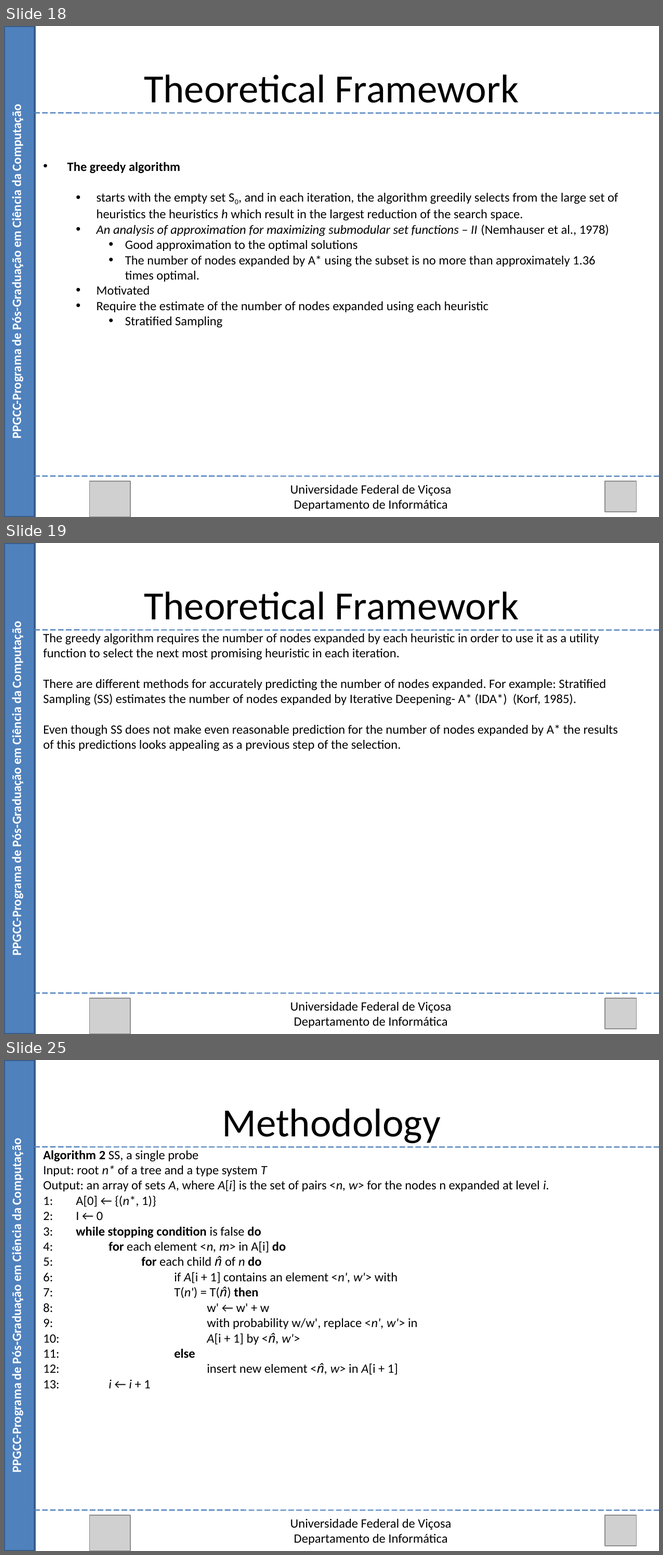
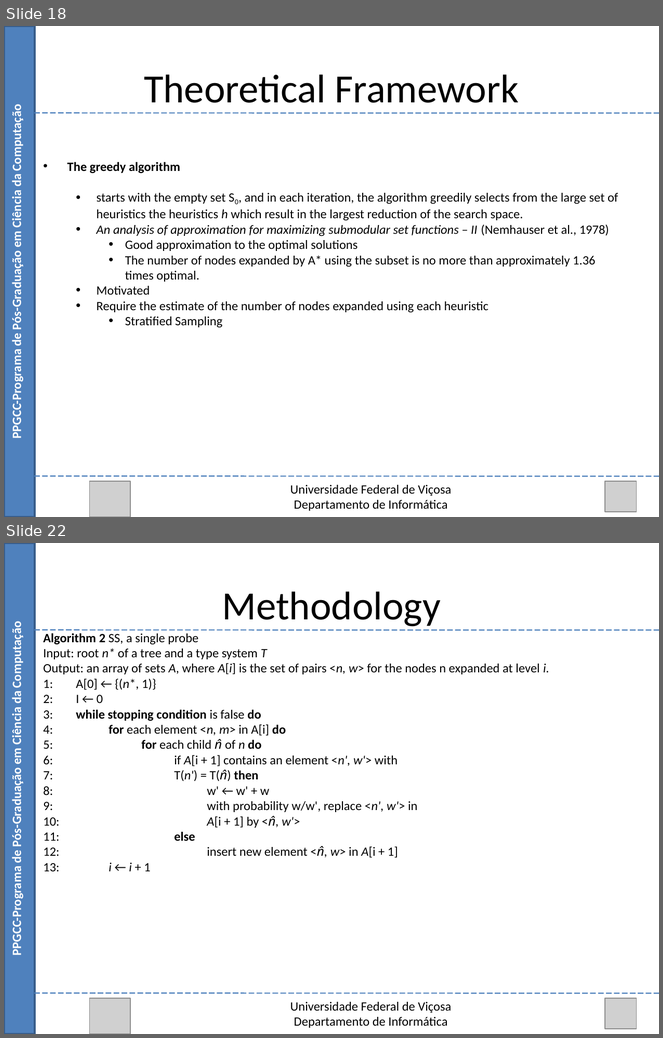
Before and after one commit to Marvinsky/research-marvin, a slide deck: latex/odp/selection heuristics.odp. Shown one above the other, each under a label of ours: slides 18, 19 and 25 before the commit, slides 18 and 22 after it; the slides between them are not shown. The pictures are 663x1555 and 663x1038 pixels, drawn with LibreOffice and Linux fonts; fonts in the diff are those of the drawing; grey boxes stand for pictures. Boxes give left, top, right and bottom in pixels: in the first picture for what was removed or moved away, otherwise in the second. Text is boxed around its words. In the diff, an @@ line names an element or a change of style, - is before the commit and + after.

```diff
--- a/latex/odp/selection heuristics.odp
+++ b/latex/odp/selection heuristics.odp
@@ slide 19 removed at (4,543,659,1034), background #FFFFFF @@
@@ rectangle removed at (4,543,35,1034) @@
@@ text removed at (144,591,519,620) @@
-Theoretical Framework
@@ text removed at (9,628,25,954) @@
-PPGCC-Programa de Pós-Graduação em Ciência da Computação
@@ line removed from (35, 630) to (659, 630) @@
@@ text removed at (43,633,618,752) @@
-The greedy algorithm requires the number of nodes expanded by each heuristic in order to use it as a utility function to select the next most promising heuristic in each iteration.
-There are different methods for accurately predicting the number of nodes expanded. For example: Stratified Sampling (SS) estimates the number of nodes expanded by Iterative Deepening- A* (IDA*) (Korf, 1985).
-Even though SS does not make even reasonable prediction for the number of nodes expanded by A* the results of this predictions looks appealing as a previous step of the selection.
@@ line removed from (35, 994) to (659, 994) @@
@@ picture removed at (89,999,130,1034) @@
@@ text removed at (291,1002,451,1028) @@
-Universidade Federal de Viçosa
-Departamento de Informática
@@ picture removed at (605,999,636,1029) @@
@@ what was slide 25 is now slide 22 @@
```
Also in this commit, not shown: 8 slides changed, 2 other slides removed, 1 other file.
